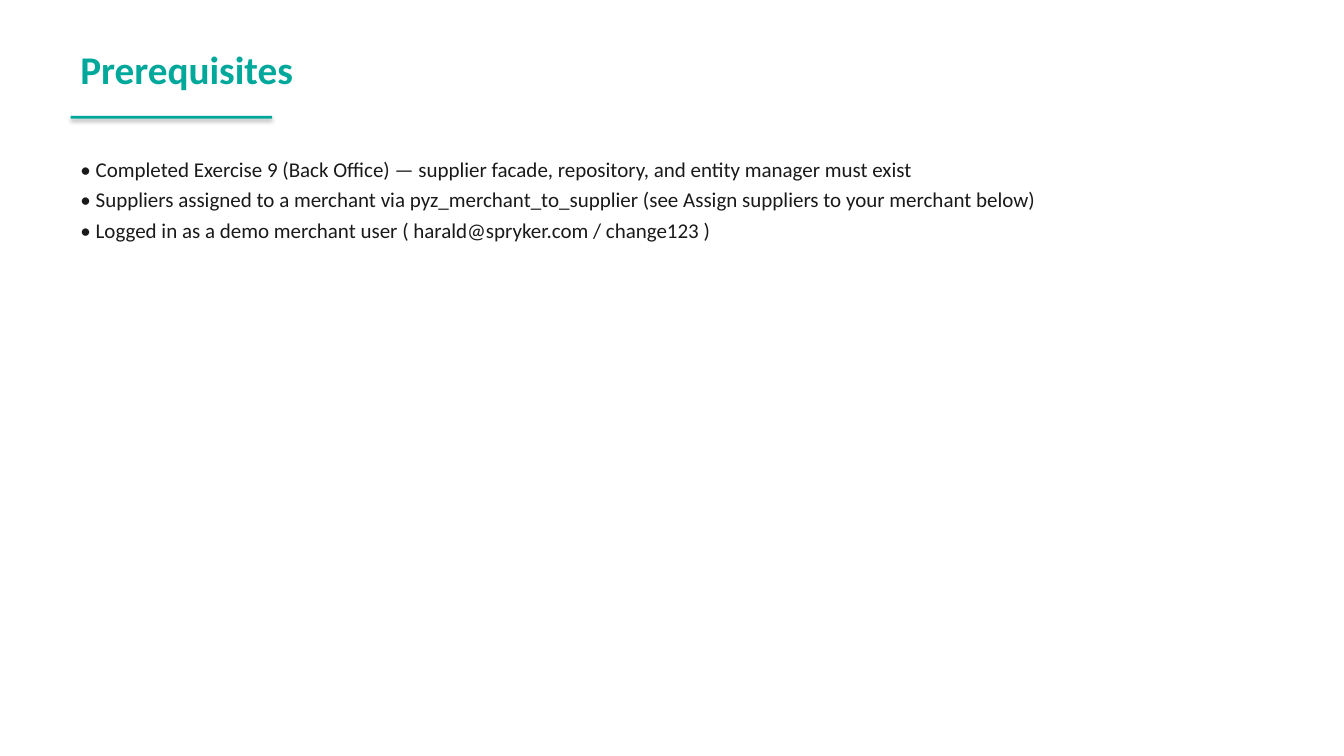
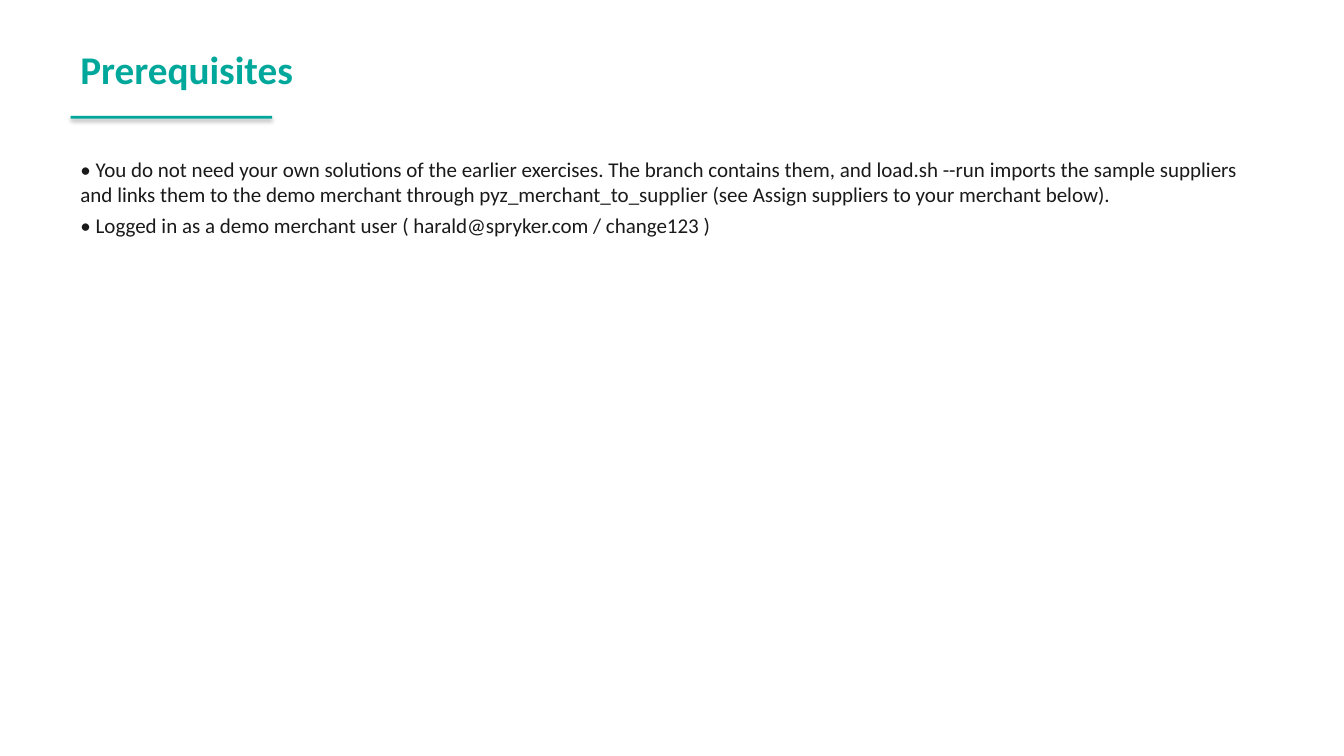
Before and after one commit to spryker-academy/instructor-exercises, a slide deck: slide 212 of guides-pptx/spryker-academy-professional.pptx (slide 210 before the commit). Drawn at 1344x756 pixels with LibreOffice and Linux fonts; fonts in the diff are those of the drawing. Boxes give left, top, right and bottom in pixels: in the first picture for what was removed or moved away, otherwise in the second. Text is boxed around its words. In the diff, an @@ line names an element or a change of style, - is before the commit and + after.

```diff
--- a/guides-pptx/spryker-academy-professional.pptx
+++ b/guides-pptx/spryker-academy-professional.pptx
@@ text at [80, 162, 1237, 206]: text changed @@
-• Completed Exercise 9 (Back Office) — supplier facade, repository, and entity manager must exist
-• Suppliers assigned to a merchant via pyz_merchant_to_supplier (see Assign suppliers to your merchant below)
+• You do not need your own solutions of the earlier exercises. The branch contains them, and load.sh --run imports the sample suppliers and links them to the demo merchant through pyz_merchant_to_supplier (see Assign suppliers to your merchant below).
```
Also in this commit, not shown: 11 other slides changed, 4 slides added, 2 slides removed, 24 other files.
